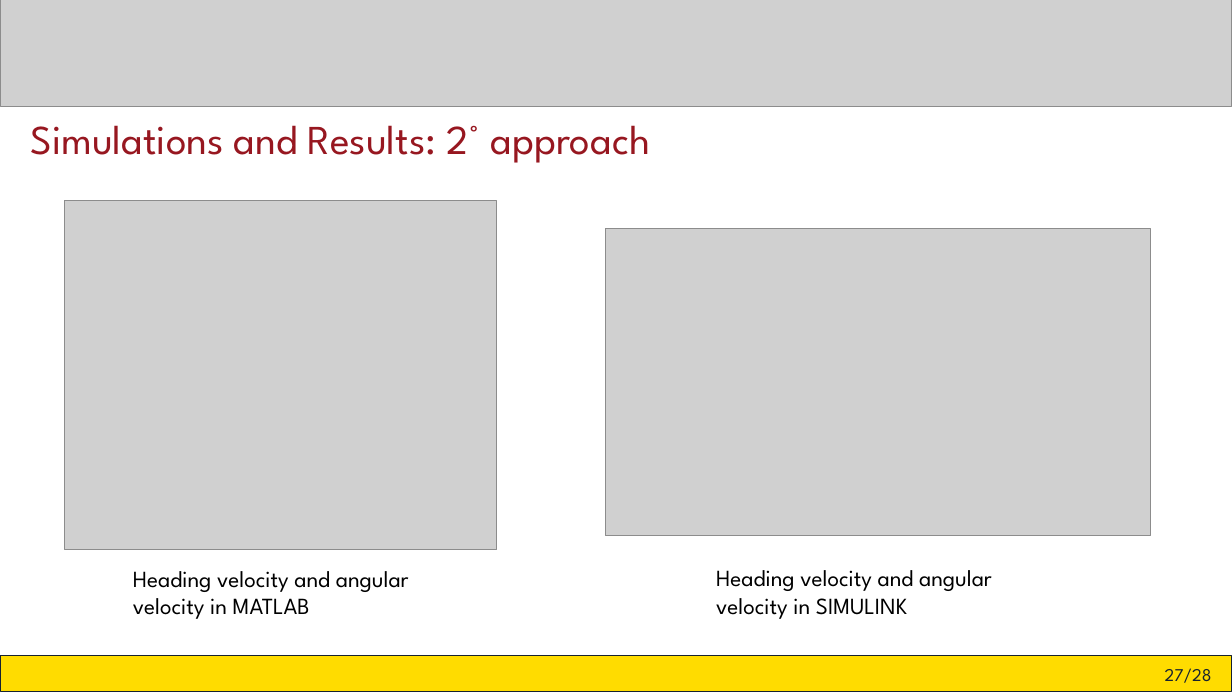
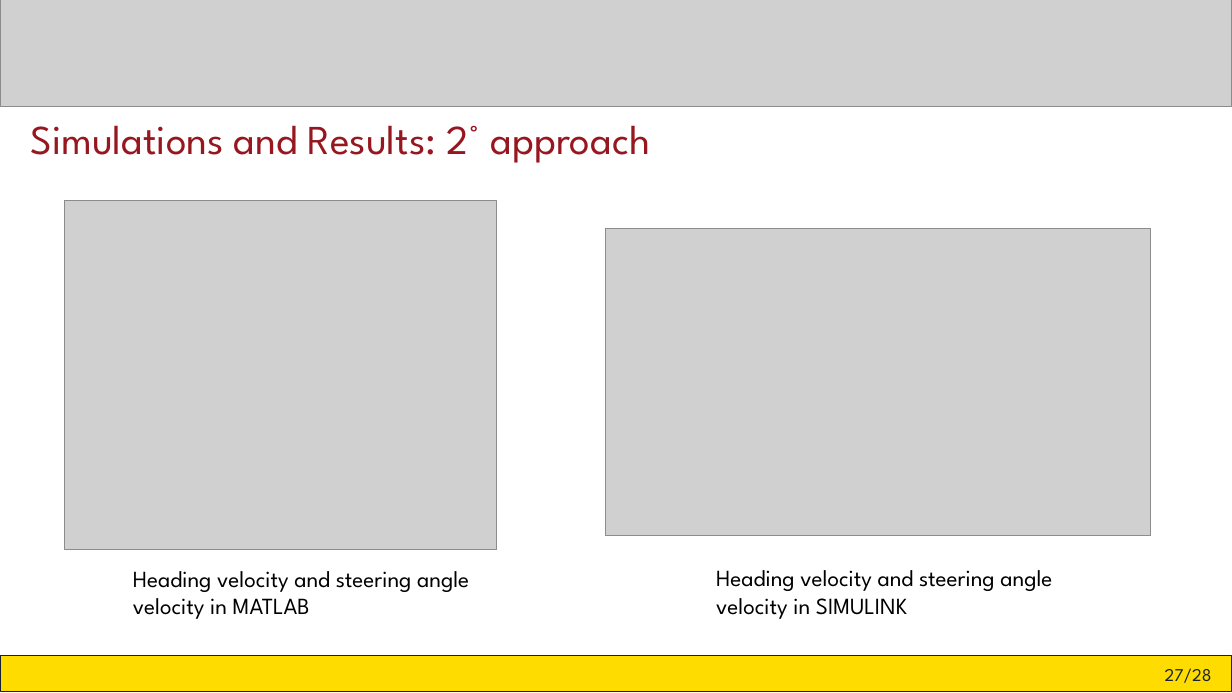
Before and after one commit to PaoloMaisto/FSR_Project_2024, a slide deck: slide 27 of PROJECT FSR.pptx. Drawn at 1232x693 pixels with LibreOffice and Linux fonts; fonts in the diff are those of the drawing; grey boxes stand for pictures. Boxes give left, top, right and bottom in pixels: in the first picture for what was removed or moved away, otherwise in the second. Text is boxed around its words. In the diff, an @@ line names an element or a change of style, - is before the commit and + after.

```diff
--- a/PROJECT FSR.pptx
+++ b/PROJECT FSR.pptx
@@ text at [133, 571, 469, 619]: text changed @@
-Heading velocity and angular velocity in MATLAB
+Heading velocity and steering angle velocity in MATLAB
@@ text at [716, 570, 1052, 619]: text changed @@
-Heading velocity and angular velocity in SIMULINK
+Heading velocity and steering angle velocity in SIMULINK
```
Also in this commit, not shown: 4 other slides changed, 1 other file.
